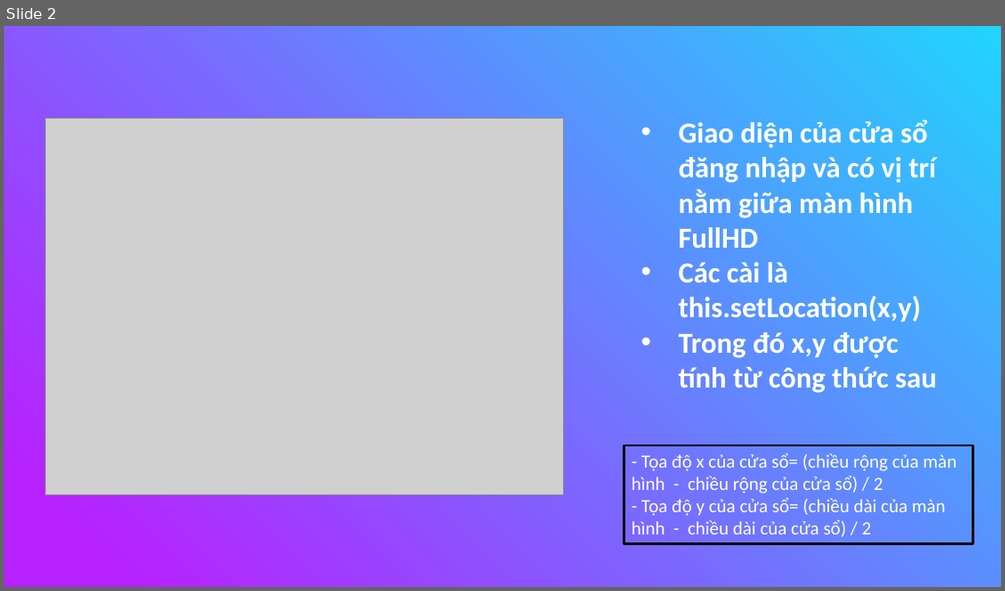
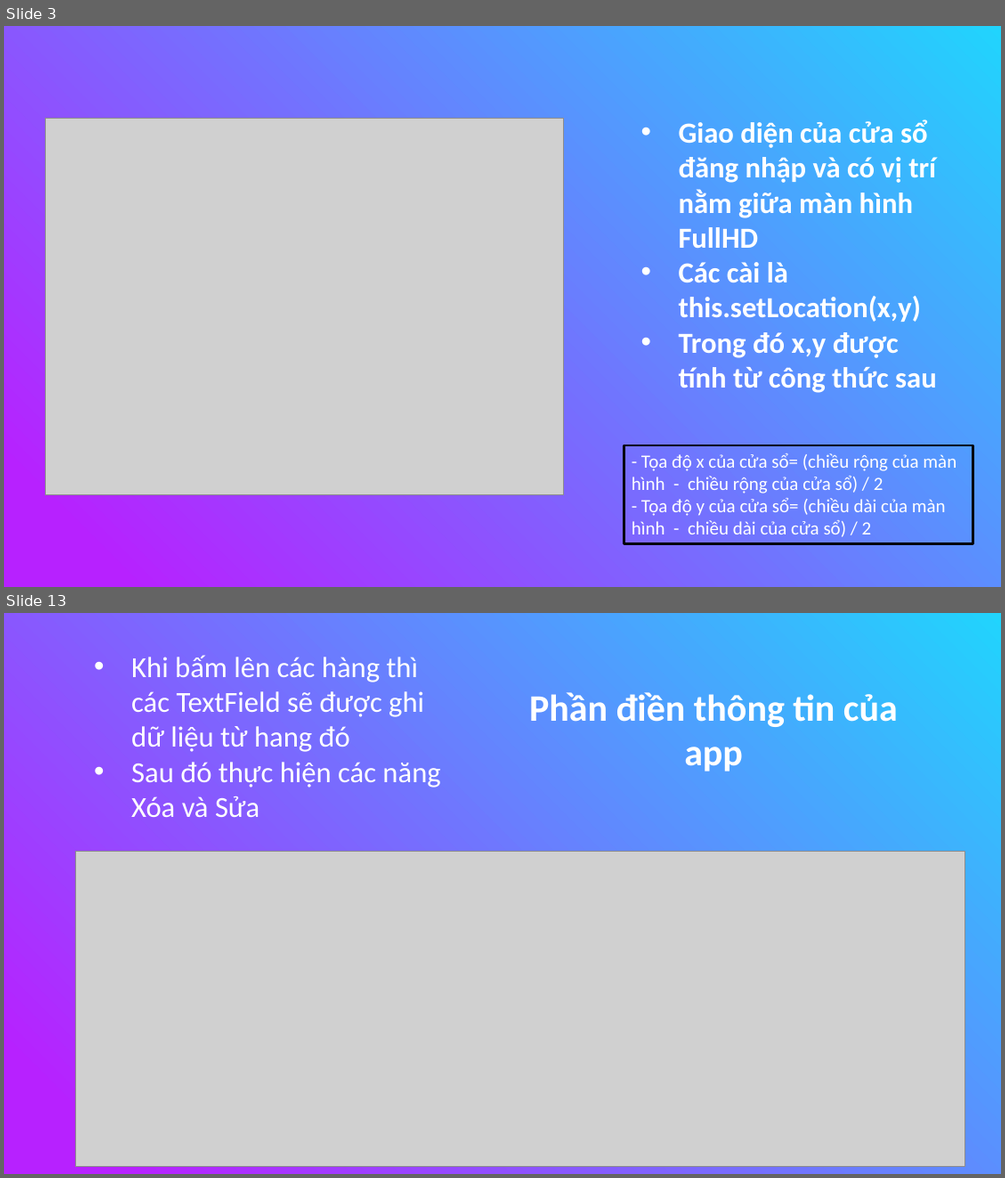
Before and after one commit to nguyenduydan/63133615_AndroidProgramming, a slide deck: KTGK_63133615/KTGK_63133615.pptx. Shown one above the other, each under a label of ours: slide 2 before the commit, slides 3 and 13 after it; the slides between them are not shown. The pictures are 1005x591 and 1005x1178 pixels, drawn with LibreOffice and Linux fonts; fonts in the diff are those of the drawing; grey boxes stand for pictures. Boxes give left, top, right and bottom in pixels: in the first picture for what was removed or moved away, otherwise in the second. Text is boxed around its words. In the diff, an @@ line names an element or a change of style, - is before the commit and + after.

```diff
--- a/KTGK_63133615/KTGK_63133615.pptx
+++ b/KTGK_63133615/KTGK_63133615.pptx
@@ slide 13 added at (4,613,1001,1174), background gradient #21D4FD to #B721FF @@
@@ text added at (131,655,440,817), 28 pt, text #FFFFFF @@
+• Khi bấm lên các hàng thì các TextField sẽ được ghi dữ liệu từ hang đó
+• Sau đó thực hiện các năng Xóa và Sửa
@@ text added at (529,692,898,771), 36 pt, text #FFFFFF, bold @@
+Phần điền thông tin của app
@@ picture added at (76,852,965,1167) @@
@@ what was slide 2 is now slide 3 @@
```
Also in this commit, not shown: 10 other slides added.
